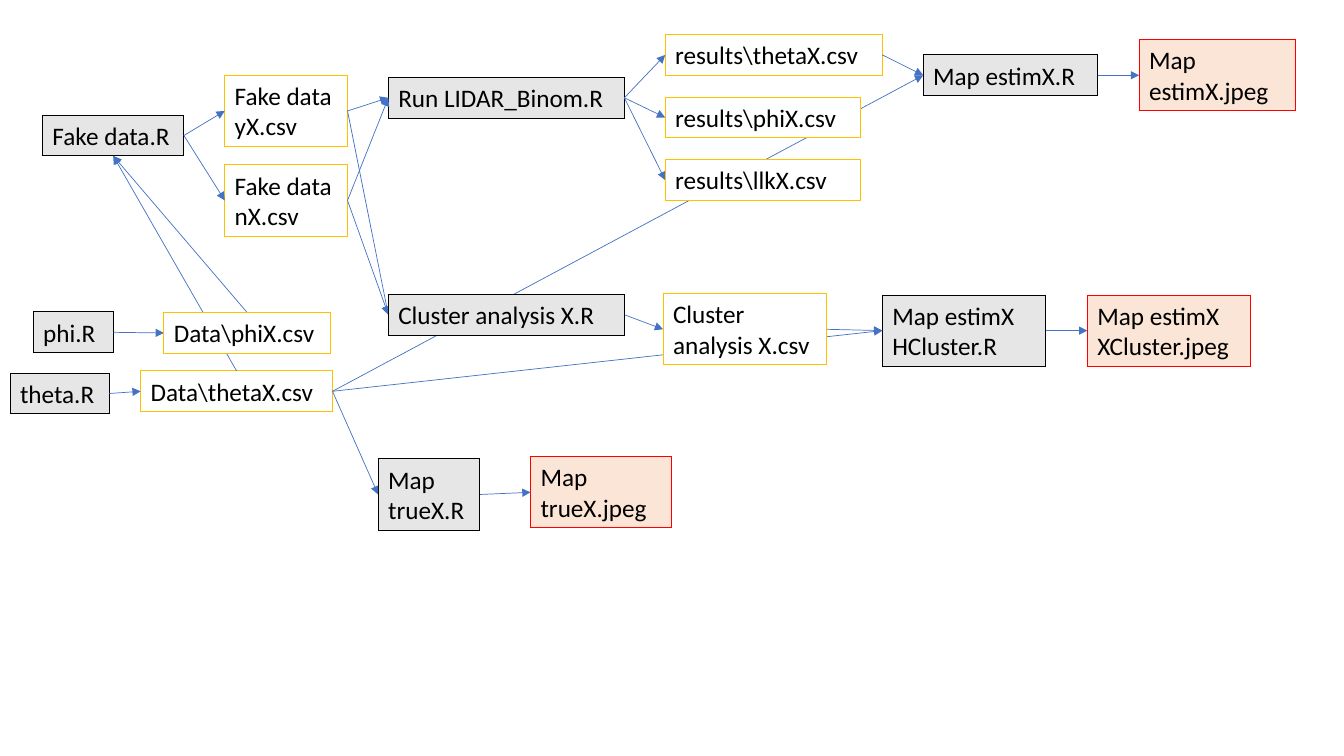
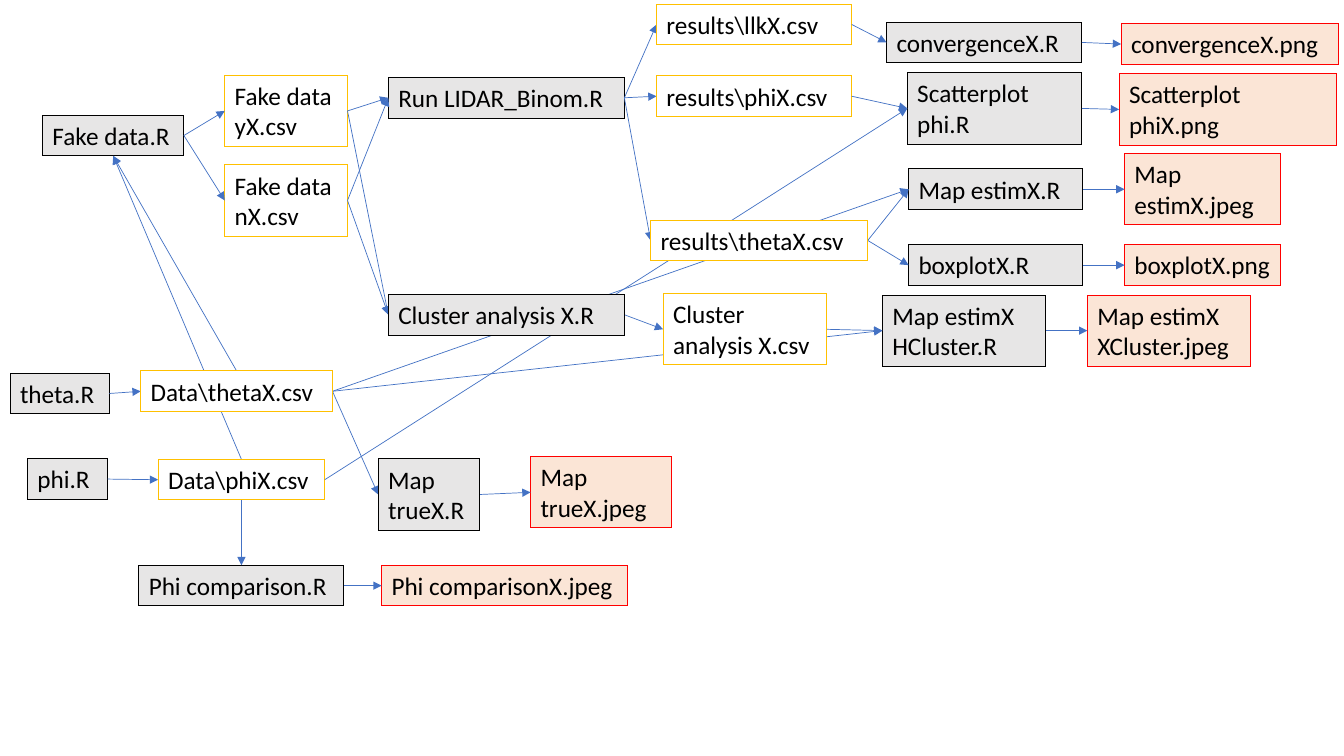
Before and after one commit to drvalle1/LidarLDA_MS, a slide deck: slide 1 of simul/code flow simul data.pptx. Drawn at 1344x756 pixels with LibreOffice and Linux fonts; fonts in the diff are those of the drawing. Boxes give left, top, right and bottom in pixels: in the first picture for what was removed or moved away, otherwise in the second. Text is boxed around its words. In the diff, an @@ line names an element or a change of style, - is before the commit and + after.

```diff
--- a/simul/code flow simul data.pptx
+++ b/simul/code flow simul data.pptx
@@ arrow moved from (624, 98) - (665, 180) to (624, 98) - (656, 24) @@
@@ rectangle "results\llkX.csv": place and size @@
-rectangle "results\llkX.csv" at box(665, 159, 861, 200)
+rectangle "results\llkX.csv" at box(656, 4, 852, 44)
@@ arrow added from (852, 24) to (887, 42), #4472C4 0.5 pt @@
@@ rectangle added at box(887, 22, 1083, 63), fill #E7E6E6, outline #000000 0.75 pt, 18 pt, text #000000 @@
+convergenceX.R
@@ rectangle added at box(1121, 24, 1338, 65), fill #FBE5D6, outline #FF0000 0.75 pt, 18 pt, text #000000 @@
+convergenceX.png
@@ arrow added from (1082, 42) to (1121, 44), #4472C4 0.5 pt @@
@@ rectangle "results\phiX.csv": place and size @@
-rectangle "results\phiX.csv" at box(665, 97, 861, 137)
+rectangle "results\phiX.csv" at box(656, 76, 852, 116)
@@ rectangle added at box(907, 73, 1082, 144), fill #E7E6E6, outline #000000 0.75 pt, 18 pt, text #000000 @@
+Scatterplot phi.R
@@ rectangle added at box(1119, 74, 1336, 145), fill #FBE5D6, outline #FF0000 0.75 pt, 18 pt, text #000000 @@
+Scatterplot phiX.png
@@ arrow added from (325, 480) to (907, 109), #4472C4 0.5 pt @@
@@ arrow moved from (624, 98) - (665, 118) to (624, 98) - (656, 97) @@
@@ arrow moved from (624, 98) - (665, 55) to (624, 98) - (650, 241) @@
@@ arrow added from (852, 97) to (907, 109), #4472C4 0.5 pt @@
@@ arrow added from (1082, 109) to (1119, 110), #4472C4 0.5 pt @@
@@ arrow moved from (247, 313) - (113, 156) to (242, 460) - (113, 156) @@
@@ arrow moved from (333, 391) - (924, 76) to (333, 391) - (908, 190) @@
@@ arrow moved from (882, 55) - (924, 76) to (868, 241) - (908, 190) @@
@@ 2 rectangles, 1 arrow: place and size @@
-2 rectangles, 1 arrow at box(924, 39, 1296, 111)
+2 rectangles, 1 arrow at box(908, 153, 1281, 225)
@@ rectangle "results\thetaX.csv" at box(650, 220, 867, 260): fill none to #FFFFFF @@
@@ rectangle "results\thetaX.csv": place and size @@
-rectangle "results\thetaX.csv" at box(665, 34, 882, 75)
+rectangle "results\thetaX.csv" at box(650, 220, 867, 260)
@@ arrow added from (868, 241) to (908, 265), #4472C4 0.5 pt @@
@@ rectangle added at box(908, 245, 1083, 285), fill #E7E6E6, outline #000000 0.75 pt, 18 pt, text #000000 @@
+boxplotX.R
@@ arrow added from (1083, 265) to (1125, 265), #4472C4 0.5 pt @@
@@ rectangle added at box(1125, 245, 1281, 285), fill #FBE5D6, outline #FF0000 0.75 pt, 18 pt, text #000000 @@
+boxplotX.png
@@ rectangle "Data\thetaX.csv" at box(141, 371, 333, 411): fill none to #FFFFFF @@
@@ 2 rectangles, 1 arrow: place and size @@
-2 rectangles, 1 arrow at box(33, 313, 331, 353)
+2 rectangles, 1 arrow at box(27, 459, 325, 500)
@@ arrow added from (242, 500) to (242, 566), #4472C4 0.5 pt @@
@@ rectangle added at box(139, 566, 344, 606), fill #E7E6E6, outline #000000 0.75 pt, 18 pt, text #000000 @@
+Phi comparison.R
@@ rectangle added at box(382, 566, 628, 606), fill #FBE5D6, outline #FF0000 0.75 pt, 18 pt, text #000000 @@
+Phi comparisonX.jpeg
@@ arrow added from (344, 586) to (382, 586), #4472C4 0.5 pt @@
```
Also in this commit, not shown: 29 other files.
